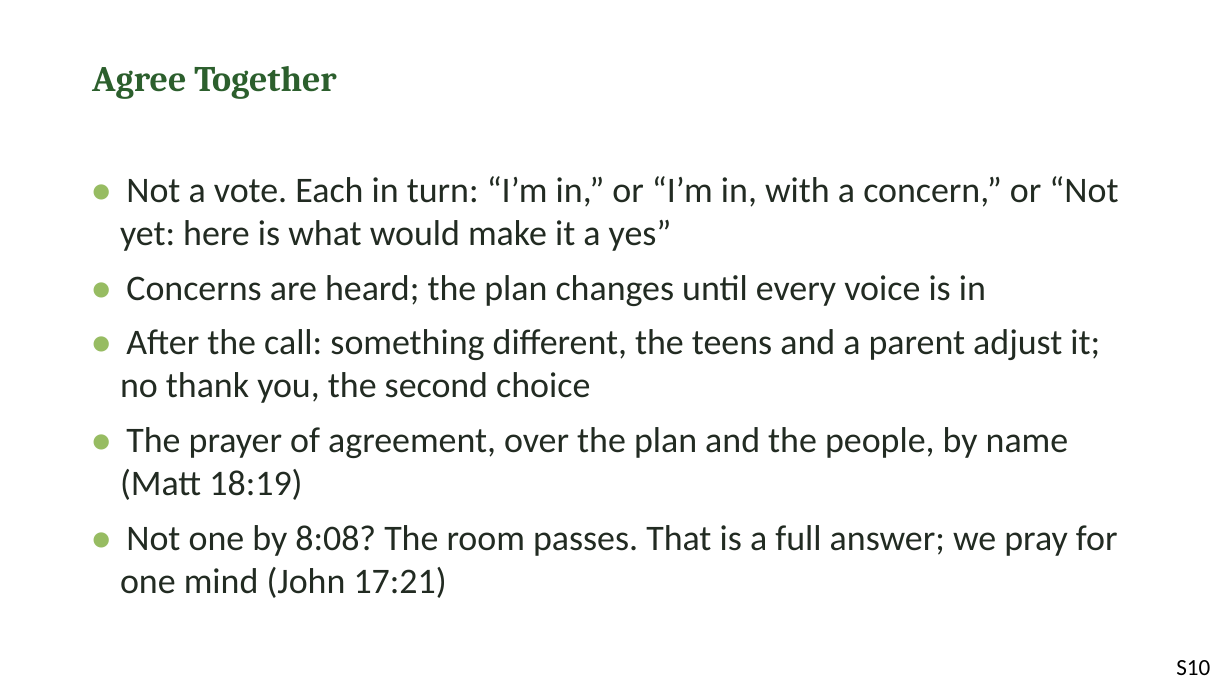
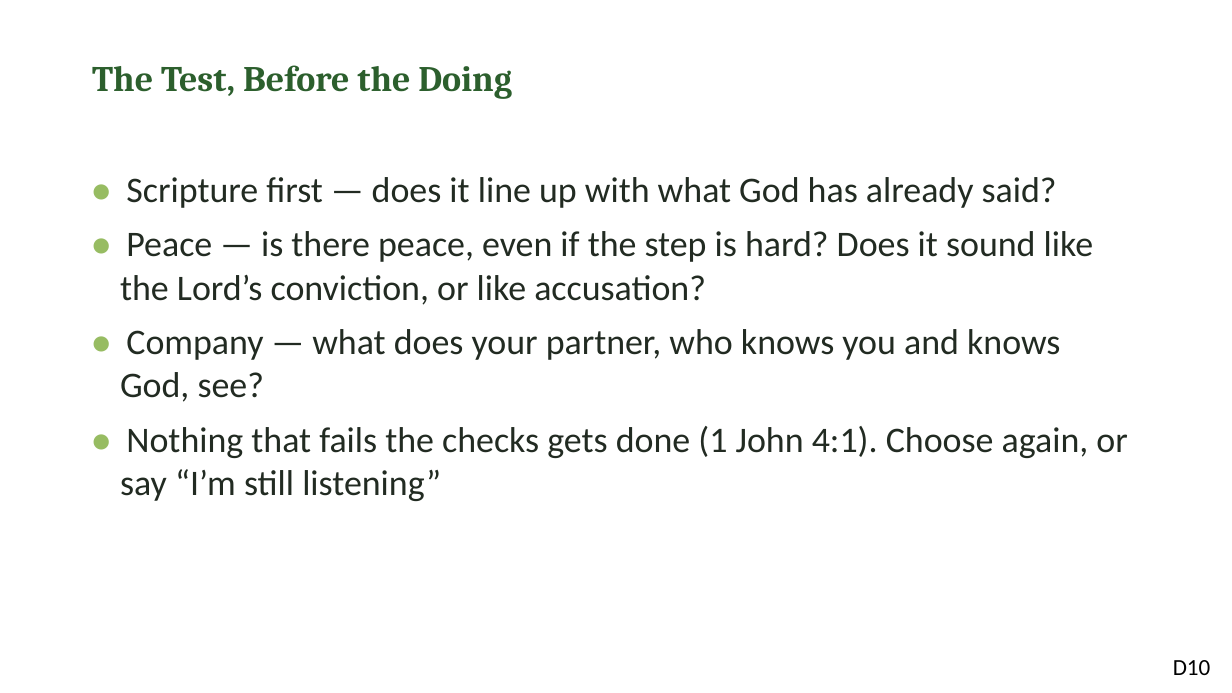
Before and after one commit to jgtittle-ministries/fellowship-of-the-heart-pilot-at-cca, a slide deck: slide 10 of docs/evening/materials/evening-13-slides.pptx. Drawn at 1232x693 pixels with LibreOffice and Linux fonts; fonts in the diff are those of the drawing. Boxes give left, top, right and bottom in pixels: in the first picture for what was removed or moved away, otherwise in the second. Text is boxed around its words. In the diff, an @@ line names an element or a change of style, - is before the commit and + after.

```diff
--- a/docs/evening/materials/evening-13-slides.pptx
+++ b/docs/evening/materials/evening-13-slides.pptx
@@ text at box(92, 65, 512, 99): text changed @@
-Agree Together
+The Test, Before the Doing
@@ text at box(120, 177, 1127, 501): text changed @@
-• Not a vote. Each in turn: “I’m in,” or “I’m in, with a concern,” or “Not yet: here is what would make it a yes”
-• Concerns are heard; the plan changes until every voice is in
-• After the call: something different, the teens and a parent adjust it; no thank you, the second choice
-• The prayer of agreement, over the plan and the people, by name (Matt 18:19)
-• Not one by 8:08? The room passes. That is a full answer; we pray for one mind (John 17:21)
+• Scripture first — does it line up with what God has already said?
+• Peace — is there peace, even if the step is hard? Does it sound like the Lord’s conviction, or like accusation?
+• Company — what does your partner, who knows you and knows God, see?
+• Nothing that fails the checks gets done (1 John 4:1). Choose again, or say “I’m still listening”
@@ text at box(1173, 660, 1211, 675): text changed @@
-S10
+D10
```
Also in this commit, not shown: 15 other slides changed, 1 slide removed, 58 other files.
